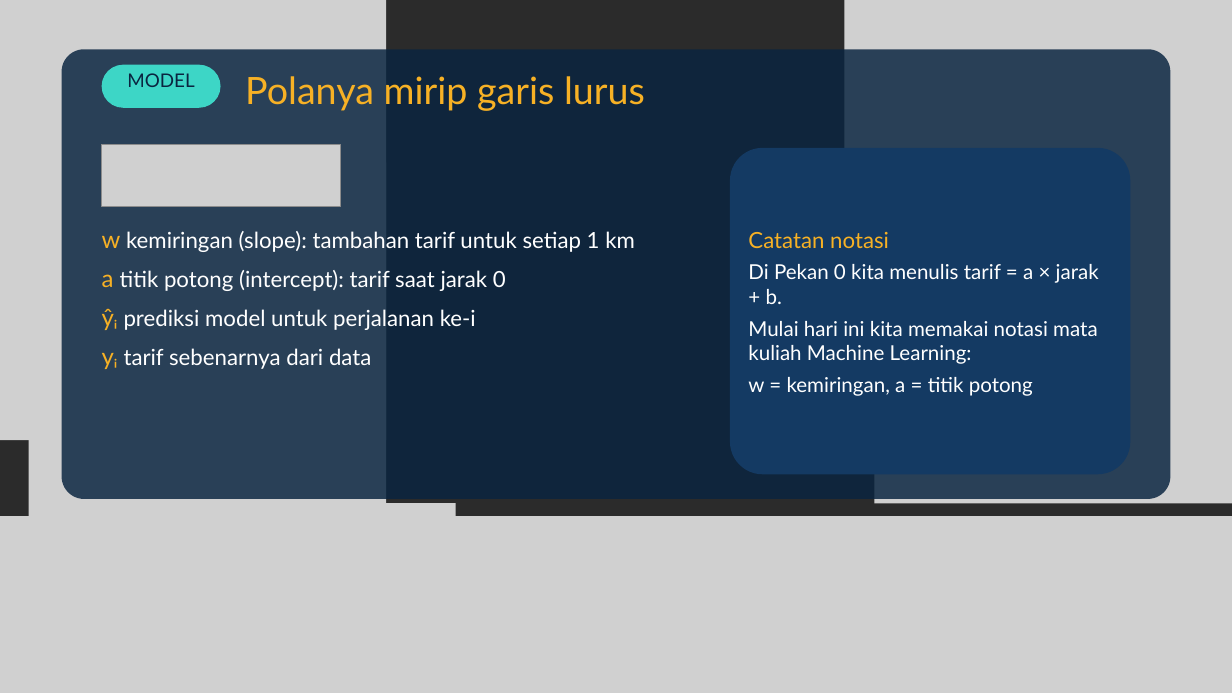
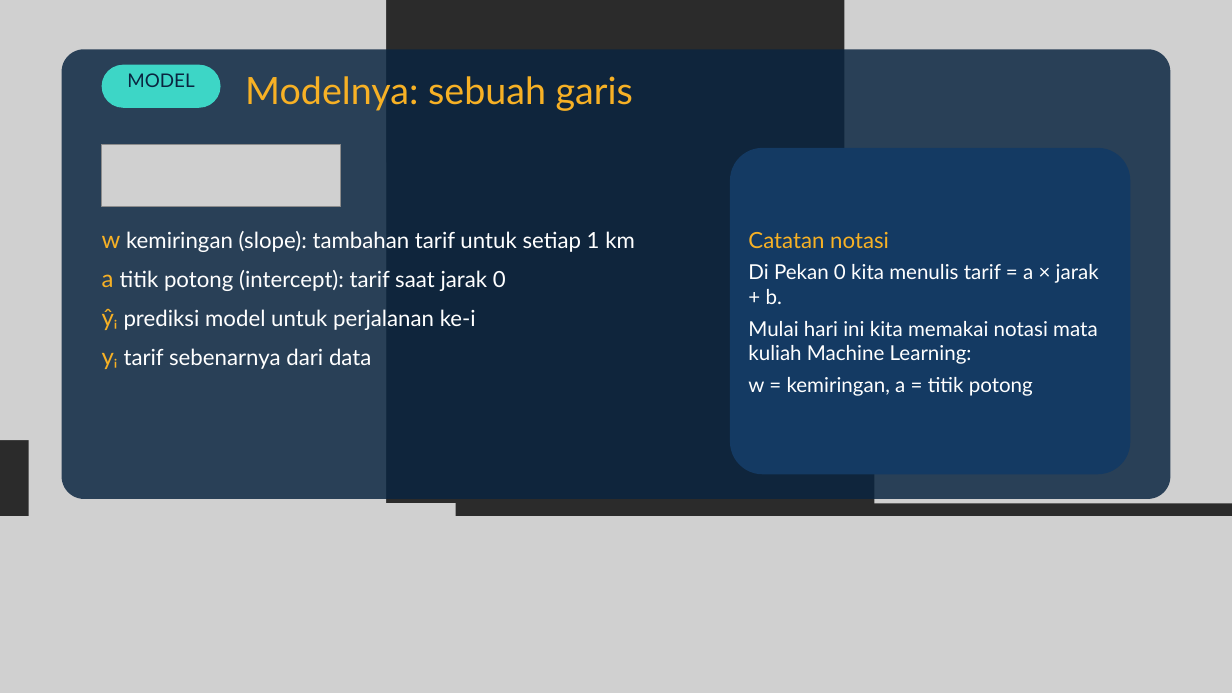
Before and after one commit to dafx7/COMPUTING-AI-ML-OPTIMIZATION, a slide deck: slide 6 of week1/slides/Pertemuan-1-Least-Squares.pptx. Drawn at 1232x693 pixels with LibreOffice and Linux fonts; fonts in the diff are those of the drawing; grey boxes stand for pictures; background and template pictures are left out; a plain dark background stands for a picture behind light text. Boxes give left, top, right and bottom in pixels: in the first picture for what was removed or moved away, otherwise in the second. Text is boxed around its words. In the diff, an @@ line names an element or a change of style, - is before the commit and + after.

```diff
--- a/week1/slides/Pertemuan-1-Least-Squares.pptx
+++ b/week1/slides/Pertemuan-1-Least-Squares.pptx
@@ text at bbox=[245, 76, 633, 111]: text changed @@
-Polanya mirip garis lurus
+Modelnya: sebuah garis
```
Also in this commit, not shown: 12 other slides changed, 4 slides added, 2 slides removed, 6 other files.
